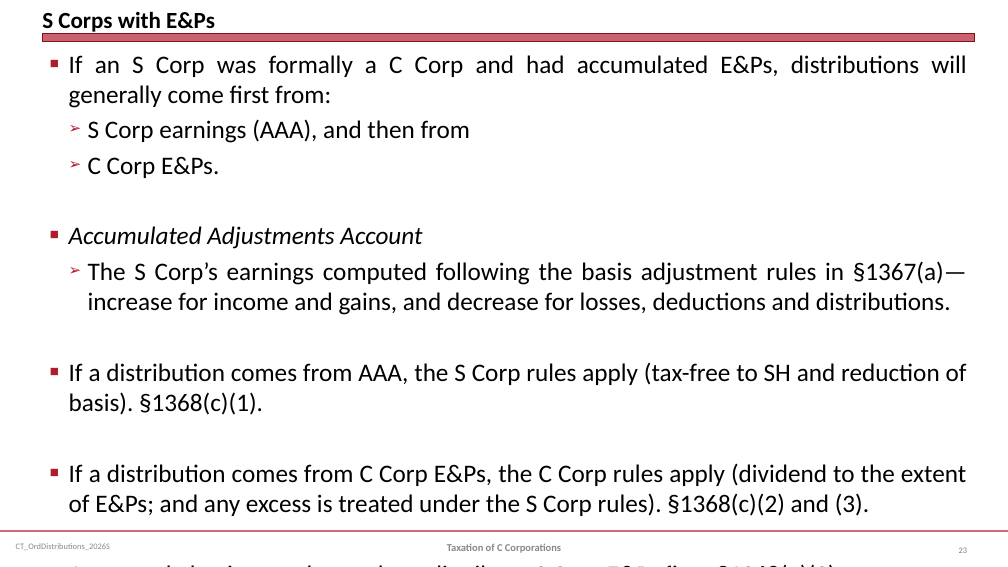
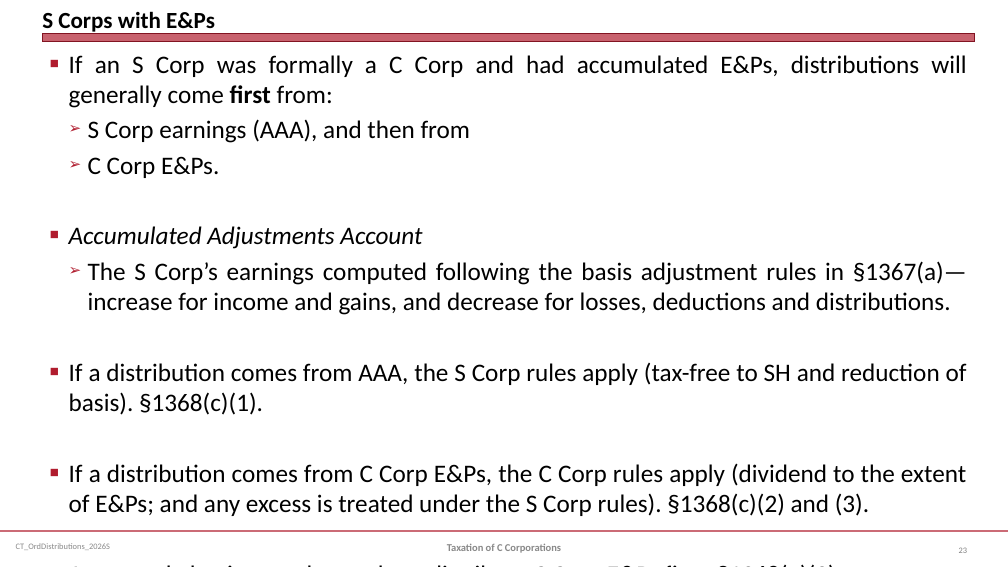
Before and after one commit to jmc877/Corporate-Tax, a slide deck: slide 23 of slides/CT_OrdDistributions_2026S.pptx. Drawn at 1008x567 pixels with LibreOffice and Linux fonts; fonts in the diff are those of the drawing. Boxes give left, top, right and bottom in pixels: in the first picture for what was removed or moved away, otherwise in the second. Text is boxed around its words. In the diff, an @@ line names an element or a change of style, - is before the commit and + after.

```diff
--- a/slides/CT_OrdDistributions_2026S.pptx
+++ b/slides/CT_OrdDistributions_2026S.pptx
@@ text at <box>69,55,966,108</box>: bold on in "first" @@
```
Also in this commit, not shown: 2 other slides changed.
